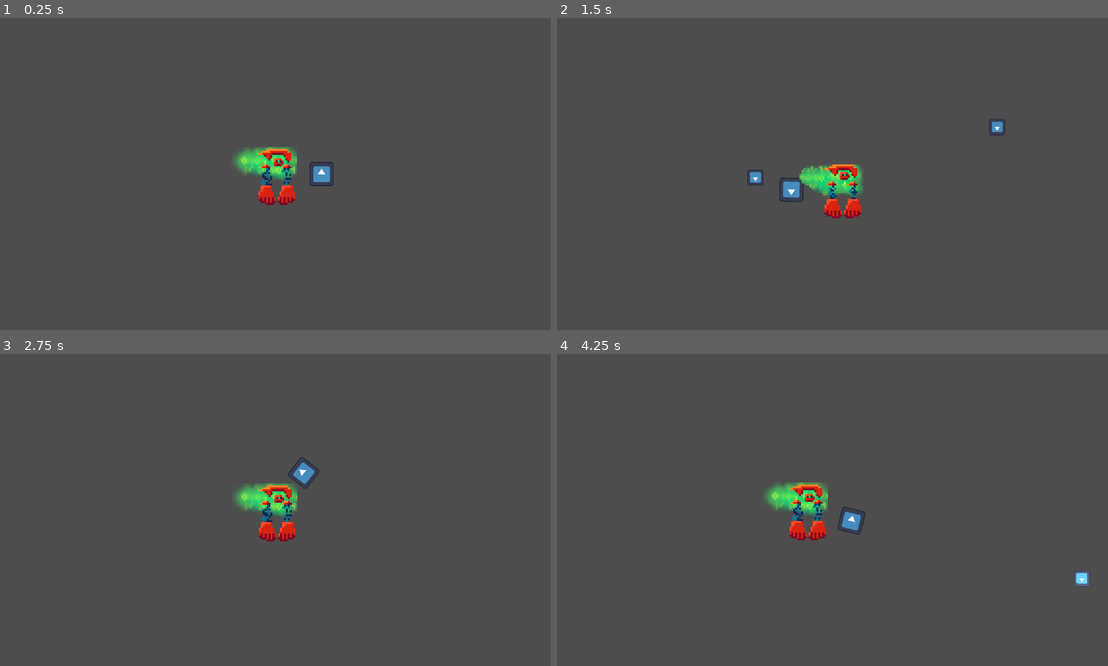
Above: before the commit, frames 1-4 (two rows, left to right).
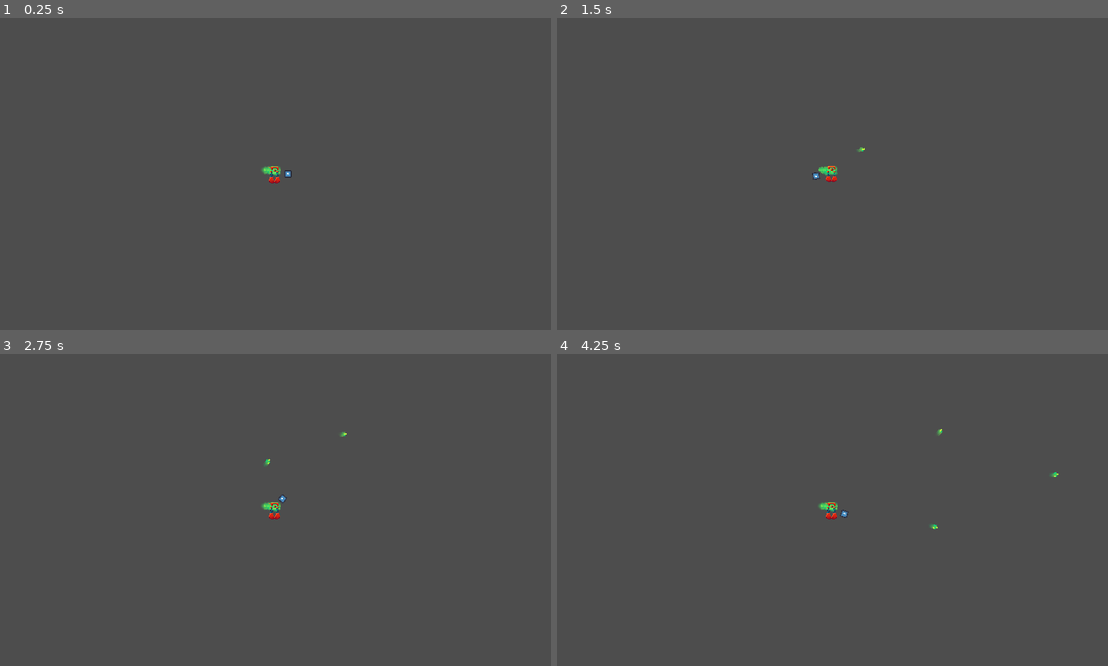
Above: after the commit, the same moments.

Repository: tad-dufort/GMTK-Jam-2025
Game: Godot game, scene res://MainScene/main_scene.tscn
Two runs of this game, one before a commit and one after it. Both use one fixed random seed, a clock stepped at 60 frames per second and the inputs below. The engine's default icon, where the game draws it, is replaced by a stand-in: a white triangle on a blue panel in a dark square.
Inputs (mouse positions are in pixels of both pictures, inside the frame that each line leads up to):
- Up to frame 1 (0.25 s): no input
- Up to frame 2 (1.5 s): move the mouse to (953, 158) at 0.52 s; hold Right (ui_right) 0.53-1.28 s; click (953, 158) at 0.6 s; move the mouse to (716, 189) at 1.27 s; hold Down (ui_down) from 1.28 s (still down); click (716, 189) at 1.35 s
- Up to frame 3 (2.75 s): move the mouse to (330, 441) at 2.02 s; release Down (ui_down) at 2.03 s; hold Right (ui_right) from 2.03 s (still down); click (330, 441) at 2.1 s
- Up to frame 4 (4.25 s): move the mouse to (804, 572) at 2.77 s; release Right (ui_right) at 2.78 s; hold Up (ui_up) 2.78-3.53 s; click (804, 572) at 2.85 s; move the mouse to (997, 556) at 3.52 s; hold Left (ui_left) from 3.53 s (still down); click (997, 556) at 3.6 s

The runs differ from the first frame. In frame 1, 1.6% of the frame differs, in the area x 42-61%, y 41-60%; in frame 2, 1.7%; in frame 3, 1.6%; in frame 4, 1.8%, in the area x 37-97%, y 24-75%.

Commit message:
enemy spawning and buffing
unfinished, will code the buffs better

Diff:
--- a/Enemy/Enemy.tscn
+++ b/Enemy/Enemy.tscn
@@ -1,35 +1,101 @@
-[gd_scene load_steps=7 format=3 uid="uid://2h0esormvssd"]
+[gd_scene load_steps=11 format=3 uid="uid://2h0esormvssd"]
 
 [ext_resource type="Script" uid="uid://bbd1w6xbgcte4" path="res://Enemy/enemy.gd" id="1_epr5s"]
-[ext_resource type="Texture2D" uid="uid://bjah2cj1p0aq2" path="res://Art/icon.svg" id="2_vonkd"]
-
-[sub_resource type="SpriteFrames" id="SpriteFrames_s7bn3"]
-animations = [{
-"frames": [{
-"duration": 1.0,
-"texture": ExtResource("2_vonkd")
-}],
-"loop": true,
-"name": &"default",
-"speed": 5.0
-}]
+[ext_resource type="Texture2D" uid="uid://bnl7pgwdmpw62" path="res://Art/enemy.png" id="2_epr5s"]
+[ext_resource type="Texture2D" uid="uid://cwksic16jut15" path="res://Art/deathexplosion.png" id="3_vonkd"]
 
 [sub_resource type="CircleShape2D" id="CircleShape2D_2hac7"]
-radius = 534.473
+radius = 1076.0
 
-[sub_resource type="RectangleShape2D" id="RectangleShape2D_vonkd"]
-size = Vector2(136, 130)
+[sub_resource type="CircleShape2D" id="CircleShape2D_vonkd"]
+radius = 69.029
 
-[sub_resource type="RectangleShape2D" id="RectangleShape2D_epr5s"]
-size = Vector2(135, 131)
+[sub_resource type="CircleShape2D" id="CircleShape2D_vso2s"]
+radius = 61.502
+
+[sub_resource type="Animation" id="Animation_fkela"]
+resource_name = "WalkR"
+length = 0.371
+loop_mode = 1
+tracks/0/type = "value"
+tracks/0/imported = false
+tracks/0/enabled = true
+tracks/0/path = NodePath("EnemyAnim:frame")
+tracks/0/interp = 1
+tracks/0/loop_wrap = true
+tracks/0/keys = {
+"times": PackedFloat32Array(0, 0.0333333, 0.0666667, 0.1, 0.133333, 0.166667, 0.2, 0.233333, 0.266667, 0.3, 0.333333, 0.366667),
+"transitions": PackedFloat32Array(1, 1, 1, 1, 1, 1, 1, 1, 1, 1, 1, 1),
+"update": 1,
+"values": [0, 1, 2, 3, 4, 5, 6, 7, 8, 9, 10, 11]
+}
+
+[sub_resource type="Animation" id="Animation_vso2s"]
+resource_name = "explode"
+length = 0.6
+tracks/0/type = "value"
+tracks/0/imported = false
+tracks/0/enabled = true
+tracks/0/path = NodePath("Explosion:frame")
+tracks/0/interp = 1
+tracks/0/loop_wrap = true
+tracks/0/keys = {
+"times": PackedFloat32Array(0, 0.0333333, 0.0666667, 0.1, 0.133333, 0.166667, 0.2, 0.233333, 0.266667, 0.3, 0.333333, 0.366667, 0.4, 0.433333, 0.466667),
+"transitions": PackedFloat32Array(1, 1, 1, 1, 1, 1, 1, 1, 1, 1, 1, 1, 1, 1, 1),
+"update": 1,
+"values": [0, 1, 2, 3, 4, 5, 6, 7, 8, 9, 10, 11, 12, 13, 14]
+}
+
+[sub_resource type="Animation" id="Animation_d2k2y"]
+length = 0.001
+tracks/0/type = "value"
+tracks/0/imported = false
+tracks/0/enabled = true
+tracks/0/path = NodePath("Explosion:frame")
+tracks/0/interp = 1
+tracks/0/loop_wrap = true
+tracks/0/keys = {
+"times": PackedFloat32Array(0),
+"transitions": PackedFloat32Array(1),
+"update": 1,
+"values": [0]
+}
+tracks/1/type = "value"
+tracks/1/imported = false
+tracks/1/enabled = true
+tracks/1/path = NodePath("EnemyAnim:frame")
+tracks/1/interp = 1
+tracks/1/loop_wrap = true
+tracks/1/keys = {
+"times": PackedFloat32Array(0),
+"transitions": PackedFloat32Array(1),
+"update": 1,
+"values": [1]
+}
+
+[sub_resource type="AnimationLibrary" id="AnimationLibrary_jd4ap"]
+_data = {
+&"RESET": SubResource("Animation_d2k2y"),
+&"WalkR": SubResource("Animation_fkela"),
+&"explode": SubResource("Animation_vso2s")
+}
 
 [node name="Enemy" type="CharacterBody2D"]
 script = ExtResource("1_epr5s")
 
 [node name="NavigationAgent2D" type="NavigationAgent2D" parent="."]
 
-[node name="EnemyAnim" type="AnimatedSprite2D" parent="."]
-sprite_frames = SubResource("SpriteFrames_s7bn3")
+[node name="EnemyAnim" type="Sprite2D" parent="."]
+texture_filter = 1
+scale = Vector2(5.46875, 5.46875)
+texture = ExtResource("2_epr5s")
+hframes = 12
+frame = 1
+
+[node name="Explosion" type="Sprite2D" parent="."]
+scale = Vector2(0.295247, 0.295247)
+texture = ExtResource("3_vonkd")
+hframes = 15
 
 [node name="DetectionArea" type="Area2D" parent="."]
 
@@ -39,12 +105,16 @@
 [node name="HurtboxArea" type="Area2D" parent="." groups=["Enemy"]]
 
 [node name="Hurtbox" type="CollisionShape2D" parent="HurtboxArea" groups=["Enemy"]]
-position = Vector2(1, -2)
-shape = SubResource("RectangleShape2D_vonkd")
+shape = SubResource("CircleShape2D_vonkd")
 
 [node name="Hitbox" type="CollisionShape2D" parent="."]
-position = Vector2(0.5, -1.5)
-shape = SubResource("RectangleShape2D_epr5s")
+position = Vector2(0.5, 0)
+shape = SubResource("CircleShape2D_vso2s")
+
+[node name="AnimationPlayer" type="AnimationPlayer" parent="."]
+libraries = {
+&"": SubResource("AnimationLibrary_jd4ap")
+}
 
 [connection signal="body_entered" from="DetectionArea" to="." method="_on_detection_area_body_entered"]
 [connection signal="body_exited" from="DetectionArea" to="." method="_on_detection_area_body_exited"]
--- a/Enemy/enemy.gd
+++ b/Enemy/enemy.gd
@@ -2,26 +2,44 @@
 
 @export var target = CharacterBody2D
 var health = 2
+var speed = 100
 
+
+func _ready() -> void:
+	target = null
+	$AnimationPlayer.play("WalkR")
+	$Explosion.hide()
+	$EnemyAnim.show()
+	$HurtboxArea.monitoring = true
 
 func _physics_process(delta:float):
 	if target:
 		$NavigationAgent2D.target_position = target.global_position
-		velocity = global_position.direction_to($NavigationAgent2D.get_next_path_position()) * 100
+		velocity = global_position.direction_to($NavigationAgent2D.get_next_path_position()) * speed
 		move_and_slide()
 
 	if health <= 0:
 		queue_free()
 
+	if $AnimationPlayer.is_playing() == false:
+		queue_free()
 
 func _on_detection_area_body_entered(body: CharacterBody2D):
-	target = body
+	if body.is_in_group("Player"):
+		target = body
 
 
-func _on_detection_area_body_exited(body: Node2D) -> void:
-	target = null
+func _on_detection_area_body_exited(body: CharacterBody2D) -> void:
+	if body.is_in_group("Player"):
+		target = null
 
 
 func _on_hurtbox_area_area_entered(area: Area2D) -> void:
 	if area.is_in_group("Bullet"):
 		health -= 1
+	if area.is_in_group("Player"):
+		$EnemyAnim.hide()
+		$Explosion.show()
+		$AnimationPlayer.play("explode")
+		speed = 0
+		$HurtboxArea.monitoring = false
--- /dev/null
+++ b/MainScene/main_scene.gd
@@ -0,0 +1,33 @@
+extends Node2D
+
+@onready var spawnArea = $SpawnZone.shape.extents
+@onready var origin = $SpawnZone.global_position -  spawnArea
+@onready var loop = 1
+
+var enemy = load("res://Enemy/Enemy.tscn")
+var Spawned = enemy.instantiate()
+
+
+func spawn():
+	var Spawned = enemy.instantiate()
+	get_tree().root.add_child(Spawned)
+	var x = randf_range(origin.x, spawnArea.x)
+	var y = randf_range(origin.y, spawnArea.y)
+	Spawned.speed *= loop
+	Spawned.global_position = Vector2(x,y)
+
+func _on_end_zone_body_entered(body: Node2D) -> void:
+	if body.is_in_group("Player"):
+		$Player.global_position.x -= 5000
+		loop += 1
+		for i in range(0, loop):
+			spawn()
+
+
+func _process(delta: float) -> void:
+
+	if is_instance_valid($Enemy):
+		$EndZone.monitoring = false
+
+	elif is_instance_valid($Enemy) == false:
+		$EndZone.monitoring = true
--- a/MainScene/main_scene.tscn
+++ b/MainScene/main_scene.tscn
@@ -1,44 +1,98 @@
-[gd_scene load_steps=7 format=3 uid="uid://drwlta6k12k0s"]
+[gd_scene load_steps=15 format=3 uid="uid://drwlta6k12k0s"]
 
+[ext_resource type="Script" uid="uid://cd8vvplqh10v4" path="res://MainScene/main_scene.gd" id="1_25u3m"]
 [ext_resource type="PackedScene" uid="uid://2h0esormvssd" path="res://Enemy/Enemy.tscn" id="1_qjv46"]
 [ext_resource type="PackedScene" uid="uid://b7cmflembhjq7" path="res://Player/Player.tscn" id="2_25u3m"]
 
-[sub_resource type="NavigationPolygon" id="NavigationPolygon_r4p44"]
-vertices = PackedVector2Array(592.313, 632, 1142.98, 638.008, 8.03906, 639.977, 299.688, 632, 10.9531, 11.9922, 299.688, 126, 1142.01, 11, 592.313, 126)
-polygons = Array[PackedInt32Array]([PackedInt32Array(0, 1, 2, 3), PackedInt32Array(3, 2, 4, 5), PackedInt32Array(5, 4, 6, 7), PackedInt32Array(7, 6, 1, 0)])
-outlines = Array[PackedVector2Array]([PackedVector2Array(1, 2, 1152, 1, 1153, 648, -2, 650)])
+[sub_resource type="NavigationPolygon" id="NavigationPolygon_qjv46"]
+vertices = PackedVector2Array(2552.5, -1088.5, 2552.5, 3741.5, -2352.5, 3741.5, -2344, 1839.5, -2352.5, 1839.5, -2344, 1744.5, -3024.5, 1744.5, -3024.5, 839.5, -2447.5, 840, -2447.5, 839.5, -2352.5, 840, -2352.5, 839.5, -2346, 839.5, -2346, 744.5, -2352.5, 744.5, -2352.5, -1088.5)
+polygons = Array[PackedInt32Array]([PackedInt32Array(0, 1, 2, 3), PackedInt32Array(2, 4, 3), PackedInt32Array(0, 3, 5), PackedInt32Array(5, 6, 7, 8), PackedInt32Array(7, 9, 8), PackedInt32Array(5, 8, 10), PackedInt32Array(10, 11, 12, 5), PackedInt32Array(13, 14, 15, 0), PackedInt32Array(13, 0, 5, 12)])
+outlines = Array[PackedVector2Array]([PackedVector2Array(-2423, -1159, 2630, -1160, 2628, 3811, -2380, 3783, -2387, 1785, -3082, 1787, -3085, 777, -2392, 789)])
 
 [sub_resource type="RectangleShape2D" id="RectangleShape2D_qjv46"]
-size = Vector2(121.313, 286)
+size = Vector2(5000, 75)
 
-[sub_resource type="Gradient" id="Gradient_qjv46"]
-offsets = PackedFloat32Array(0, 0.837662)
-colors = PackedColorArray(1, 1, 1, 1, 0, 0, 0, 1)
+[sub_resource type="RectangleShape2D" id="RectangleShape2D_25u3m"]
+size = Vector2(75, 2000)
 
-[sub_resource type="GradientTexture2D" id="GradientTexture2D_25u3m"]
-gradient = SubResource("Gradient_qjv46")
-fill = 1
-fill_from = Vector2(0.5, 0.5)
+[sub_resource type="RectangleShape2D" id="RectangleShape2D_r4p44"]
+size = Vector2(5000, 75)
+
+[sub_resource type="RectangleShape2D" id="RectangleShape2D_25os6"]
+size = Vector2(75, 2000)
+
+[sub_resource type="RectangleShape2D" id="RectangleShape2D_1lkik"]
+size = Vector2(75, 5000)
+
+[sub_resource type="RectangleShape2D" id="RectangleShape2D_30i71"]
+size = Vector2(75, 1000)
+
+[sub_resource type="RectangleShape2D" id="RectangleShape2D_ji2x1"]
+size = Vector2(750, 75)
+
+[sub_resource type="RectangleShape2D" id="RectangleShape2D_l5w4b"]
+size = Vector2(750, 75)
+
+[sub_resource type="RectangleShape2D" id="RectangleShape2D_ga7gg"]
+size = Vector2(158.5, 1021)
+
+[sub_resource type="RectangleShape2D" id="RectangleShape2D_1m37m"]
+size = Vector2(4905, 4834)
 
 [node name="Main scene" type="Node2D"]
+script = ExtResource("1_25u3m")
+
+[node name="Enemy" parent="." instance=ExtResource("1_qjv46")]
+position = Vector2(730, 366)
+
+[node name="Player" parent="." instance=ExtResource("2_25u3m")]
+position = Vector2(-2211, 1222)
 
 [node name="NavigationArea" type="NavigationRegion2D" parent="."]
-navigation_polygon = SubResource("NavigationPolygon_r4p44")
+navigation_polygon = SubResource("NavigationPolygon_qjv46")
 
-[node name="StaticBody2D" type="StaticBody2D" parent="NavigationArea" groups=["Walls"]]
+[node name="Walls" type="StaticBody2D" parent="NavigationArea" groups=["Walls"]]
 
-[node name="CollisionShape2D" type="CollisionShape2D" parent="NavigationArea/StaticBody2D" groups=["Walls"]]
-position = Vector2(448, 369)
+[node name="CollisionShape2D" type="CollisionShape2D" parent="NavigationArea/Walls" groups=["Walls"]]
+position = Vector2(65, -1136)
 shape = SubResource("RectangleShape2D_qjv46")
 
-[node name="Enemy" parent="." node_paths=PackedStringArray("target") instance=ExtResource("1_qjv46")]
-position = Vector2(1012, 319)
-target = NodePath("../Player")
+[node name="CollisionShape2D2" type="CollisionShape2D" parent="NavigationArea/Walls"]
+position = Vector2(-2400, 2829)
+shape = SubResource("RectangleShape2D_25u3m")
 
-[node name="Player" parent="." instance=ExtResource("2_25u3m")]
-position = Vector2(90, 90)
+[node name="CollisionShape2D3" type="CollisionShape2D" parent="NavigationArea/Walls"]
+position = Vector2(65, 3789)
+shape = SubResource("RectangleShape2D_r4p44")
 
-[node name="PointLight2D" type="PointLight2D" parent="."]
-position = Vector2(757, 299)
-scale = Vector2(5.35156, 4.60156)
-texture = SubResource("GradientTexture2D_25u3m")
+[node name="CollisionShape2D5" type="CollisionShape2D" parent="NavigationArea/Walls"]
+position = Vector2(-2400, -170)
+shape = SubResource("RectangleShape2D_25os6")
+
+[node name="CollisionShape2D6" type="CollisionShape2D" parent="NavigationArea/Walls"]
+position = Vector2(2600, 1324)
+shape = SubResource("RectangleShape2D_1lkik")
+
+[node name="CollisionShape2D4" type="CollisionShape2D" parent="NavigationArea/Walls"]
+position = Vector2(-3072, 1329)
+shape = SubResource("RectangleShape2D_30i71")
+
+[node name="CollisionShape2D7" type="CollisionShape2D" parent="NavigationArea/Walls"]
+position = Vector2(-2731, 792)
+shape = SubResource("RectangleShape2D_ji2x1")
+
+[node name="CollisionShape2D8" type="CollisionShape2D" parent="NavigationArea/Walls"]
+position = Vector2(-2729, 1792)
+shape = SubResource("RectangleShape2D_l5w4b")
+
+[node name="EndZone" type="Area2D" parent="."]
+
+[node name="Endbit" type="CollisionShape2D" parent="EndZone"]
+position = Vector2(2480, 1341)
+shape = SubResource("RectangleShape2D_ga7gg")
+
+[node name="SpawnZone" type="CollisionShape2D" parent="."]
+position = Vector2(100.5, 1328)
+shape = SubResource("RectangleShape2D_1m37m")
+
+[connection signal="body_entered" from="EndZone" to="." method="_on_end_zone_body_entered"]
--- a/Player/bullet.gd
+++ b/Player/bullet.gd
@@ -1,6 +1,10 @@
 extends RigidBody2D
 
 var speed = 500
+
+func _ready() -> void:
+	$BulletAnim.play("Fly")
+
 func launch(MoveDirection: Vector2):
 	linear_velocity = MoveDirection * speed
 
--- a/Player/bullet.tscn
+++ b/Player/bullet.tscn
@@ -1,36 +1,70 @@
-[gd_scene load_steps=5 format=3 uid="uid://cunfgpj8eub85"]
+[gd_scene load_steps=9 format=3 uid="uid://cunfgpj8eub85"]
 
-[ext_resource type="Texture2D" uid="uid://bjah2cj1p0aq2" path="res://Art/icon.svg" id="1_kxw81"]
 [ext_resource type="Script" uid="uid://88667vjt156f" path="res://Player/bullet.gd" id="1_tqmay"]
+[ext_resource type="Texture2D" uid="uid://bkmce1bceckfl" path="res://Art/bulletanim.png" id="2_tqmay"]
+
+[sub_resource type="AtlasTexture" id="AtlasTexture_d7yj7"]
+atlas = ExtResource("2_tqmay")
+region = Rect2(0, 0, 32, 32)
+
+[sub_resource type="AtlasTexture" id="AtlasTexture_ggrph"]
+atlas = ExtResource("2_tqmay")
+region = Rect2(32, 0, 32, 32)
+
+[sub_resource type="AtlasTexture" id="AtlasTexture_fdgrx"]
+atlas = ExtResource("2_tqmay")
+region = Rect2(64, 0, 32, 32)
+
+[sub_resource type="AtlasTexture" id="AtlasTexture_7knge"]
+atlas = ExtResource("2_tqmay")
+region = Rect2(96, 0, 32, 32)
 
 [sub_resource type="SpriteFrames" id="SpriteFrames_tqmay"]
 animations = [{
 "frames": [{
 "duration": 1.0,
-"texture": ExtResource("1_kxw81")
+"texture": SubResource("AtlasTexture_d7yj7")
+}, {
+"duration": 1.0,
+"texture": SubResource("AtlasTexture_ggrph")
+}, {
+"duration": 1.0,
+"texture": SubResource("AtlasTexture_fdgrx")
+}, {
+"duration": 1.0,
+"texture": SubResource("AtlasTexture_7knge")
 }],
 "loop": true,
-"name": &"default",
-"speed": 5.0
+"name": &"Fly",
+"speed": 12.0
 }]
 
-[sub_resource type="CircleShape2D" id="CircleShape2D_d7yj7"]
-radius = 17.0
+[sub_resource type="CapsuleShape2D" id="CapsuleShape2D_ki1tx"]
+radius = 14.6154
+height = 56.9231
 
 [node name="bullet" type="RigidBody2D"]
 gravity_scale = 0.0
+linear_damp_mode = 1
 script = ExtResource("1_tqmay")
 
 [node name="BulletAnim" type="AnimatedSprite2D" parent="."]
+texture_filter = 1
+position = Vector2(5, -5.00001)
 rotation = 3.14159
-scale = Vector2(0.26, 0.26)
+scale = Vector2(10, 10)
 sprite_frames = SubResource("SpriteFrames_tqmay")
+animation = &"Fly"
+frame = 2
+frame_progress = 0.496992
 
 [node name="HitboxArea" type="Area2D" parent="." groups=["Bullet"]]
 scale = Vector2(1.3, 1.3)
 
 [node name="Hitbox" type="CollisionShape2D" parent="HitboxArea" groups=["Bullet"]]
-shape = SubResource("CircleShape2D_d7yj7")
+position = Vector2(-5.38461, 1.53846)
+rotation = 1.5708
+shape = SubResource("CapsuleShape2D_ki1tx")
 
 [connection signal="area_entered" from="HitboxArea" to="." method="_on_hitbox_area_area_entered"]
 [connection signal="body_entered" from="HitboxArea" to="." method="_on_hitbox_area_body_entered"]
--- a/Player/gun.gd
+++ b/Player/gun.gd
@@ -2,7 +2,7 @@
 
 @export var default = Vector2.RIGHT
 
-func _process(delta: float) -> void:
+func _process(_delta: float) -> void:
 	var cursor = get_global_mouse_position()
 	var angle = global_position.angle_to_point(cursor)
 	rotation = angle
--- a/Player/player.gd
+++ b/Player/player.gd
@@ -1,20 +1,21 @@
 extends CharacterBody2D
 
 var health = 5
+var speed = 500
 
 func _ready() -> void:
-	$AnimationPlayer.play("Idle")
+	$AnimationPlayer.play("Down")
 
-func _physics_process(delta):
+func _physics_process(_delta):
 	var input_vector = Vector2.ZERO
 	input_vector.x = Input.get_action_strength("ui_right") - Input.get_action_strength("ui_left")
 	input_vector.y = Input.get_action_strength("ui_down") - Input.get_action_strength("ui_up")
 	input_vector = input_vector.normalized()
 
-	velocity = input_vector * 300
+	velocity = input_vector * speed
 	move_and_slide()
 
-	#if health <= 0:
+
 
 
 
@@ -25,5 +26,5 @@
 		print_debug(health)
 
 
-func _on_area_2d_area_entered(area: Area2D) -> void:
-	pass # Replace with function body.
+func _on_area_2d_area_entered(_area: Area2D) -> void:
+	pass
--- a/Player/player.tscn
+++ b/Player/player.tscn
@@ -26,6 +26,25 @@
 "speed": 5.0
 }]
 
+[sub_resource type="CanvasTexture" id="CanvasTexture_0j2ni"]
+diffuse_texture = ExtResource("2_8g4oa")
+normal_texture = ExtResource("6_6ysni")
+
+[sub_resource type="Animation" id="Animation_s1rgi"]
+length = 0.001
+tracks/0/type = "value"
+tracks/0/imported = false
+tracks/0/enabled = true
+tracks/0/path = NodePath("Down:frame")
+tracks/0/interp = 1
+tracks/0/loop_wrap = true
+tracks/0/keys = {
+"times": PackedFloat32Array(0),
+"transitions": PackedFloat32Array(1),
+"update": 1,
+"values": [0]
+}
+
 [sub_resource type="Animation" id="Animation_vlldt"]
 resource_name = "Idle"
 length = 0.5
@@ -33,7 +52,7 @@
 tracks/0/type = "value"
 tracks/0/imported = false
 tracks/0/enabled = true
-tracks/0/path = NodePath("Sprite2D:frame")
+tracks/0/path = NodePath("Down:frame")
 tracks/0/interp = 1
 tracks/0/loop_wrap = true
 tracks/0/keys = {
@@ -43,32 +62,19 @@
 "values": [0, 1, 2, 3, 4, 5]
 }
 
-[sub_resource type="Animation" id="Animation_s1rgi"]
-length = 0.001
-tracks/0/type = "value"
-tracks/0/imported = false
-tracks/0/enabled = true
-tracks/0/path = NodePath("Sprite2D:frame")
-tracks/0/interp = 1
-tracks/0/loop_wrap = true
-tracks/0/keys = {
-"times": PackedFloat32Array(0),
-"transitions": PackedFloat32Array(1),
-"update": 1,
-"values": [0]
-}
+[sub_resource type="Animation" id="Animation_5wa8t"]
+resource_name = "Up"
+length = 0.5
+loop_mode = 1
 
 [sub_resource type="AnimationLibrary" id="AnimationLibrary_j23h2"]
 _data = {
-&"Idle": SubResource("Animation_vlldt"),
-&"RESET": SubResource("Animation_s1rgi")
+&"Down": SubResource("Animation_vlldt"),
+&"RESET": SubResource("Animation_s1rgi"),
+&"Up": SubResource("Animation_5wa8t")
 }
 
-[sub_resource type="CanvasTexture" id="CanvasTexture_0j2ni"]
-diffuse_texture = ExtResource("2_8g4oa")
-normal_texture = ExtResource("6_6ysni")
-
-[node name="Player" type="CharacterBody2D"]
+[node name="Player" type="CharacterBody2D" groups=["Player"]]
 script = ExtResource("1_q3lat")
 
 [node name="Hitbox" type="CollisionShape2D" parent="."]
@@ -94,25 +100,24 @@
 sprite_frames = SubResource("SpriteFrames_ddoul")
 
 [node name="Reload" type="Timer" parent="GunAnchor/Shoot"]
-wait_time = 0.5
 one_shot = true
 
 [node name="Invincibility" type="Timer" parent="."]
 one_shot = true
 
 [node name="Camera2D" type="Camera2D" parent="."]
-position_smoothing_enabled = true
+zoom = Vector2(0.5, 0.5)
+
+[node name="Down" type="Sprite2D" parent="."]
+texture_filter = 1
+position = Vector2(-19, 12)
+scale = Vector2(4, 4)
+texture = SubResource("CanvasTexture_0j2ni")
+hframes = 6
 
 [node name="AnimationPlayer" type="AnimationPlayer" parent="."]
 libraries = {
 &"": SubResource("AnimationLibrary_j23h2")
 }
 
-[node name="Sprite2D" type="Sprite2D" parent="."]
-texture_filter = 1
-position = Vector2(-19, 12)
-scale = Vector2(4, 4)
-texture = SubResource("CanvasTexture_0j2ni")
-hframes = 6
-
 [connection signal="area_entered" from="HurtboxArea" to="." method="_on_hurtbox_area_area_entered"]
--- a/Player/shoot.gd
+++ b/Player/shoot.gd
@@ -5,7 +5,7 @@
 var default = Vector2.RIGHT
 
 
-func _process(delta: float) -> void:
+func _process(_delta: float) -> void:
 	if Input.is_action_just_pressed("shoot") and $Reload.is_stopped():
 		shoot()
 		$Reload.start()
@@ -14,5 +14,6 @@
 	var projectile = bullet.instantiate()
 	get_tree().root.add_child(projectile)
 	projectile.global_position = global_position
+	projectile.global_rotation = global_rotation
 	var LaunchDirection = default.rotated(global_rotation)
 	projectile.launch(LaunchDirection)
--- a/project.godot
+++ b/project.godot
@@ -14,6 +14,12 @@
 run/main_scene="uid://drwlta6k12k0s"
 config/features=PackedStringArray("4.4", "Forward Plus")
 config/icon="res://Art/icon.svg"
+
+[display]
+
+window/size/viewport_width=1920
+window/size/viewport_height=1080
+window/size/mode=3
 
 [dotnet]
 
Binary file added: Art/bulletanim.png
Not shown, added: Art/bulletanim.png.import
Binary file added: Art/deathexplosion.png
Not shown, added: Art/deathexplosion.png.import
Binary file added: Art/enemy.png
Not shown, added: Art/enemy.png.import
Binary file added: Art/player_walk_forward.png
Not shown, added: Art/player_walk_forward.png.import
Binary file added: Art/player_walk_forward_normal.png
Not shown, added: Art/player_walk_forward_normal.png.import
Not shown, added: MainScene/main_scene.gd.uid
Not shown: 1 places in Player/player.tscn that only renumber resources
